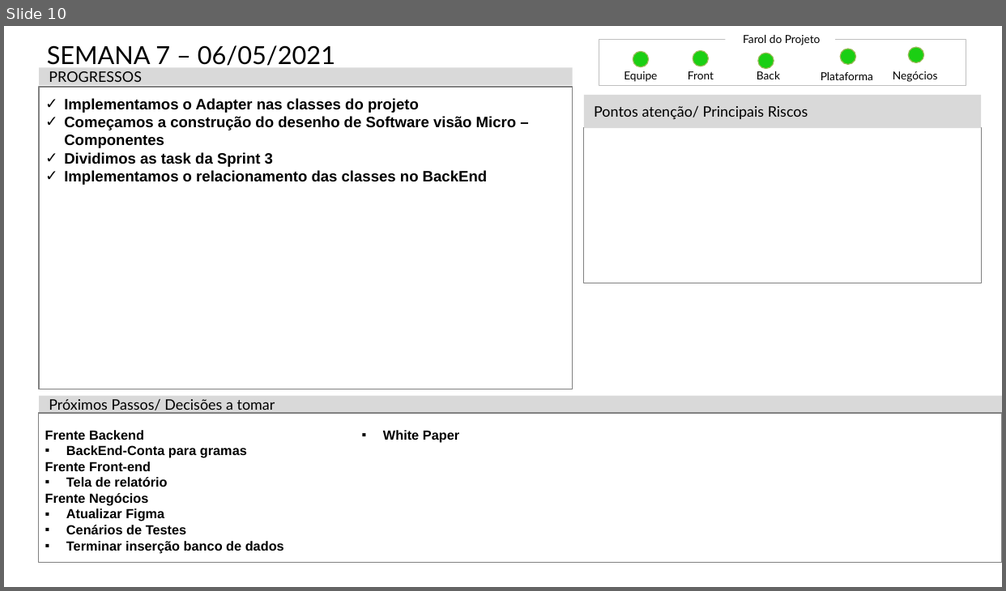
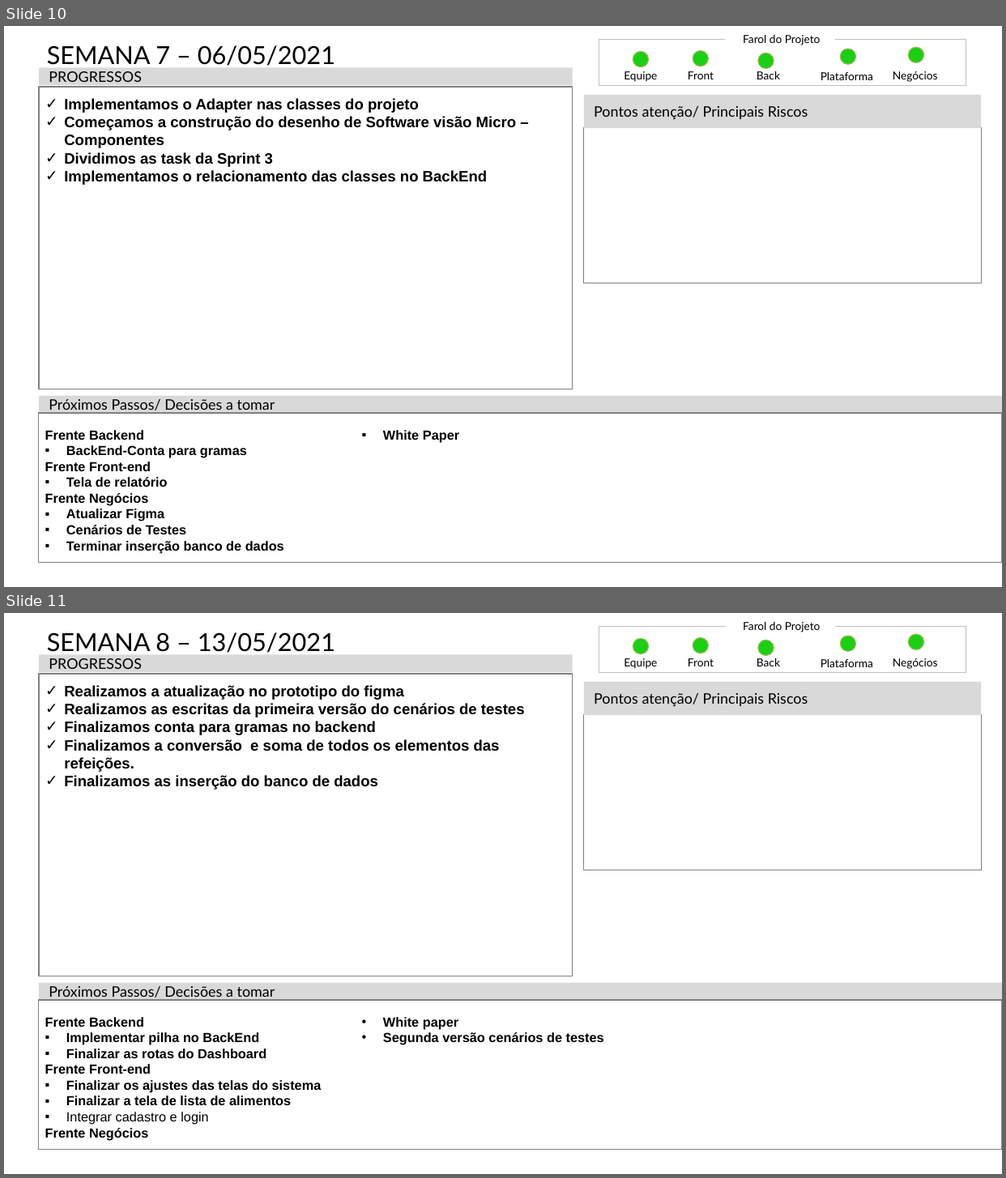
Before and after one commit to mileneoliveira/grupo04-react-web, a slide deck: Documentação/Status_Report/Mod_Status_Report-PI20202.pptx. Shown one above the other, each under a label of ours: slide 10 before the commit, slides 10 and 11 after it. The pictures are 1006x591 and 1006x1178 pixels, drawn with LibreOffice and Linux fonts; fonts in the diff are those of the drawing. Boxes give left, top, right and bottom in pixels: in the first picture for what was removed or moved away, otherwise in the second. Text is boxed around its words. In the diff, an @@ line names an element or a change of style, - is before the commit and + after.

Commit message:
status report

```diff
--- a/Documentação/Status_Report/Mod_Status_Report-PI20202.pptx
+++ b/Documentação/Status_Report/Mod_Status_Report-PI20202.pptx
@@ slide 11 added at <box>4,613,1002,1174</box>, background #FFFFFF @@
@@ title added at <box>47,632,335,653</box>, 26.5 pt, text #000000 @@
+SEMANA 8 – 13/05/2021
@@ rectangle added at <box>599,627,966,673</box>, outline #BFBFBF 0.5 pt @@
@@ text added at <box>743,622,820,632</box>, 11.8 pt, text #000000 @@
+Farol do Projeto
@@ ellipse added at <box>841,636,856,651</box>, fill #1BCF13, outline #9BBB59 1 pt @@
@@ ellipse added at <box>908,634,924,649</box>, fill #1BCF13, outline #9BBB59 1 pt @@
@@ rectangle added at <box>39,654,572,672</box>, fill #D9D9D9, 15.4 pt, text #000000 @@
+PROGRESSOS
@@ text added at <box>624,658,657,669</box>, 11.8 pt, text #000000 @@
+Equipe
@@ ellipse added at <box>633,638,648,653</box>, fill #1BCF13, outline #9BBB59 1 pt @@
@@ text added at <box>688,658,714,666</box>, 11.8 pt, text #000000 @@
+Front
@@ ellipse added at <box>692,637,708,653</box>, fill #1BCF13, outline #9BBB59 1 pt @@
@@ text added at <box>756,658,780,666</box>, 11.8 pt, text #000000 @@
+Back
@@ ellipse added at <box>758,641,774,656</box>, fill #1BCF13, outline #9BBB59 1 pt @@
@@ text added at <box>820,659,873,667</box>, 11.8 pt, text #000000 @@
+Plataforma
@@ text added at <box>893,658,938,669</box>, 11.8 pt, text #000000 @@
+Negócios
@@ rectangle added at <box>39,674,572,977</box>, outline #808080 1 pt, 16 pt, text #000000, bold @@
+✓ Realizamos a atualização no prototipo do figma
+✓ Realizamos as escritas da primeira versão do cenários de testes
+✓ Finalizamos conta para gramas no backend
+✓ Finalizamos a conversão e soma de todos os elementos das refeições.
+✓ Finalizamos as inserção do banco de dados
@@ rectangle added at <box>584,682,981,715</box>, fill #D9D9D9, 15.4 pt, text #000000 @@
+Pontos atenção/ Principais Riscos
@@ rectangle added at <box>584,715,981,871</box>, outline #808080 1 pt @@
@@ rectangle added at <box>39,983,1002,1000</box>, fill #D9D9D9, 15.4 pt, text #000000 @@
+Próximos Passos/ Decisões a tomar
@@ rectangle added at <box>39,1000,1002,1149</box>, outline #808080 1 pt, 14 pt, text #000000, bold @@
+  Frente Backend
+  ▪ Implementar pilha no BackEnd
+  ▪ Finalizar as rotas do Dashboard
+  Frente Front-end
+  ▪ Finalizar os ajustes das telas do sistema
+  ▪ Finalizar a tela de lista de alimentos
+  ▪ Integrar cadastro e login
+  Frente Negócios
+  • White paper
+  • Segunda versão cenários de testes
```
